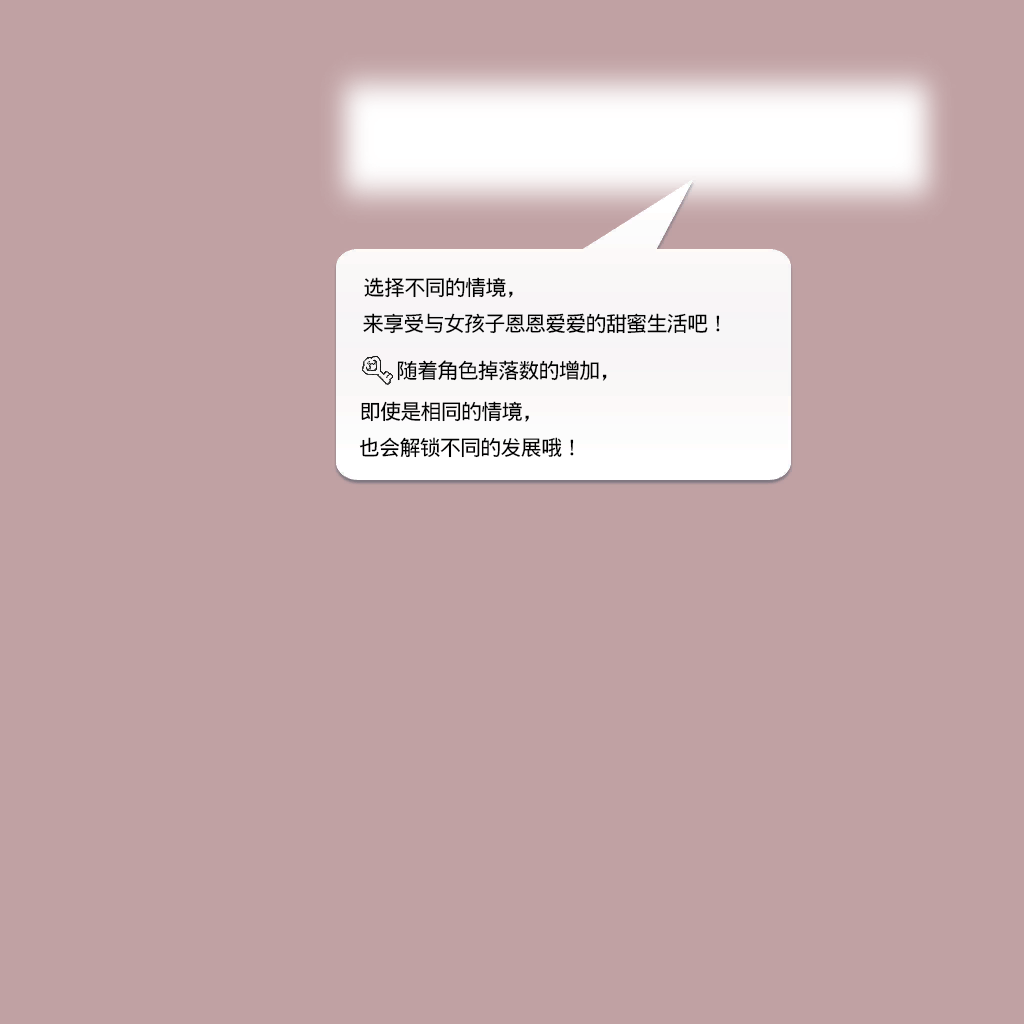
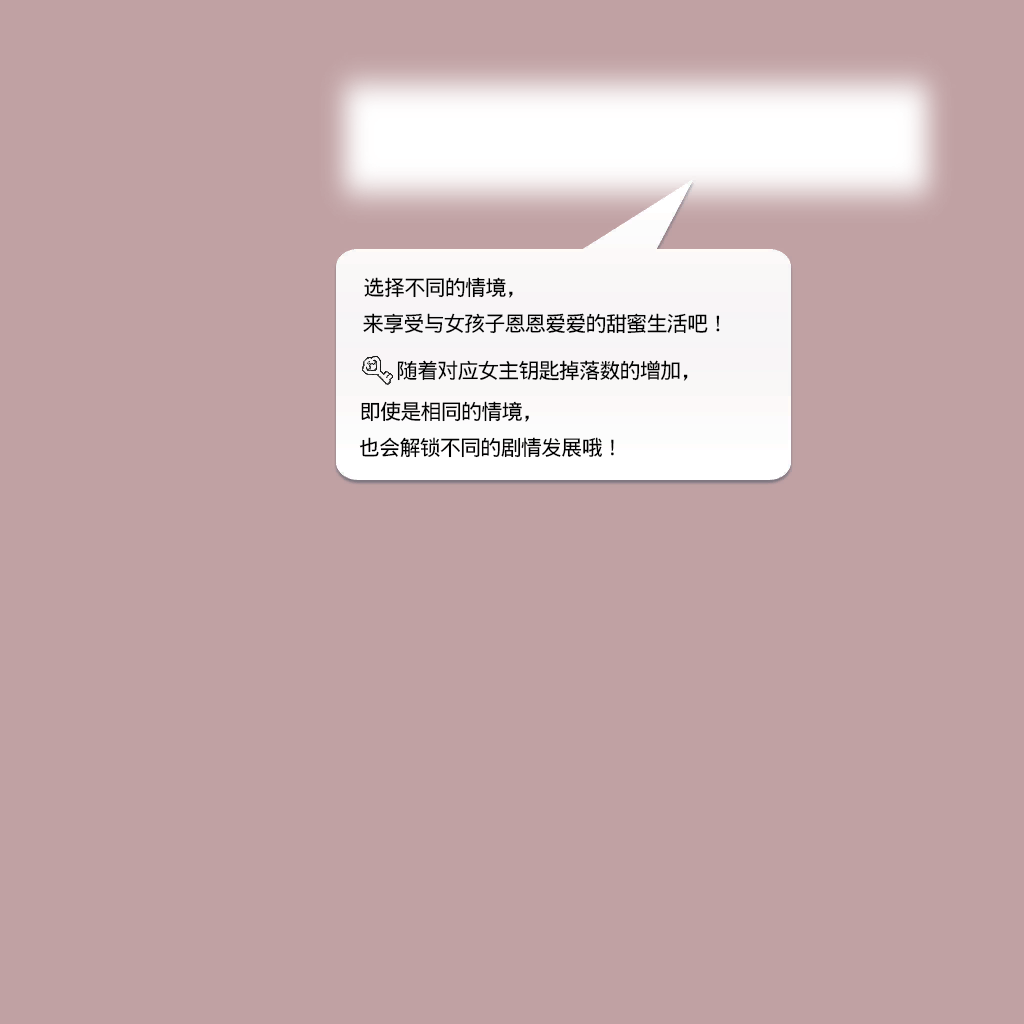
Two versions of the same layered image (1024px x 1024px). Layer-by-layer changes:
renamed "也会解锁不同的发展哦！" to "也会解锁不同的剧情发展哦！", painted on it over [501, 437, 614, 458]
renamed "随着角色掉落数的增加，" to "随着对应女主钥匙掉落数的增加，", painted on it over [438, 360, 688, 381]
